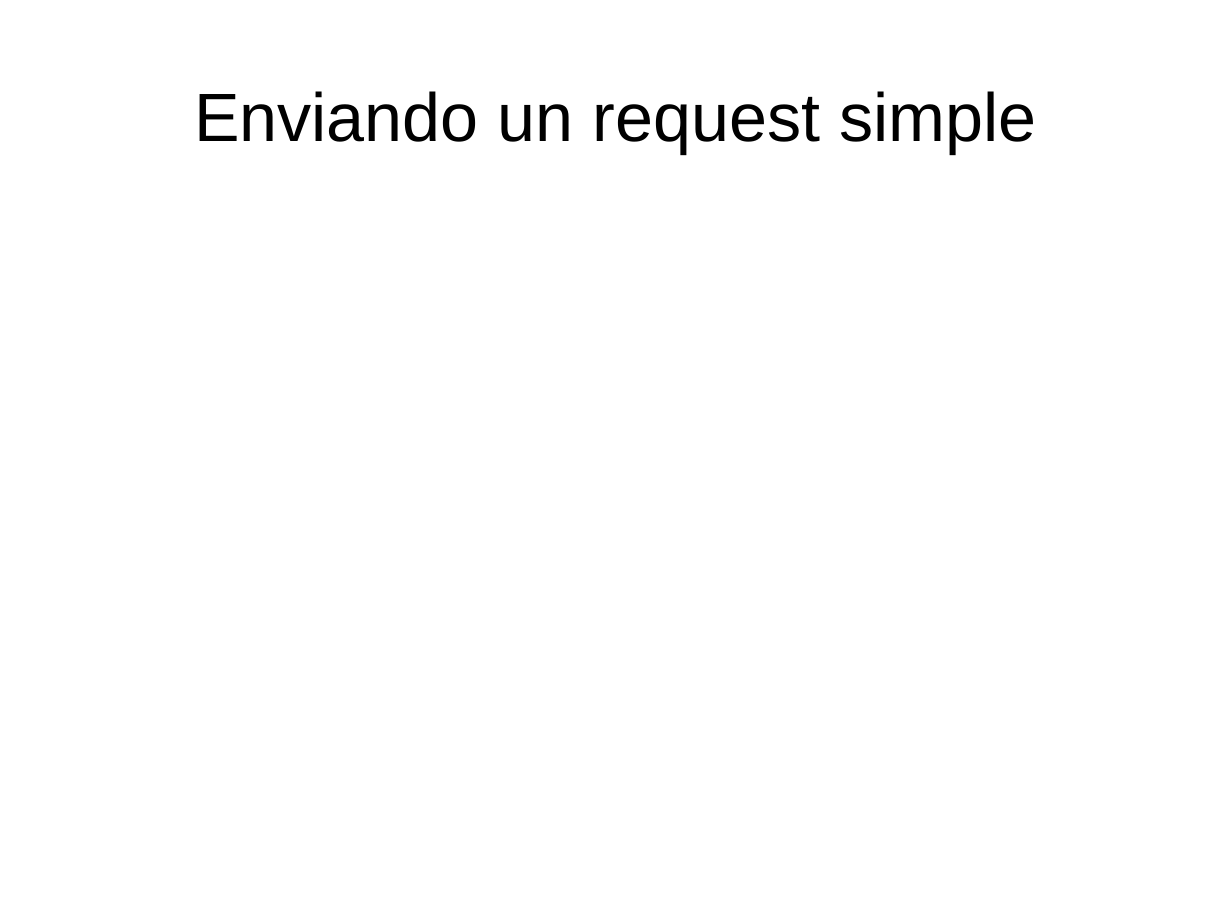
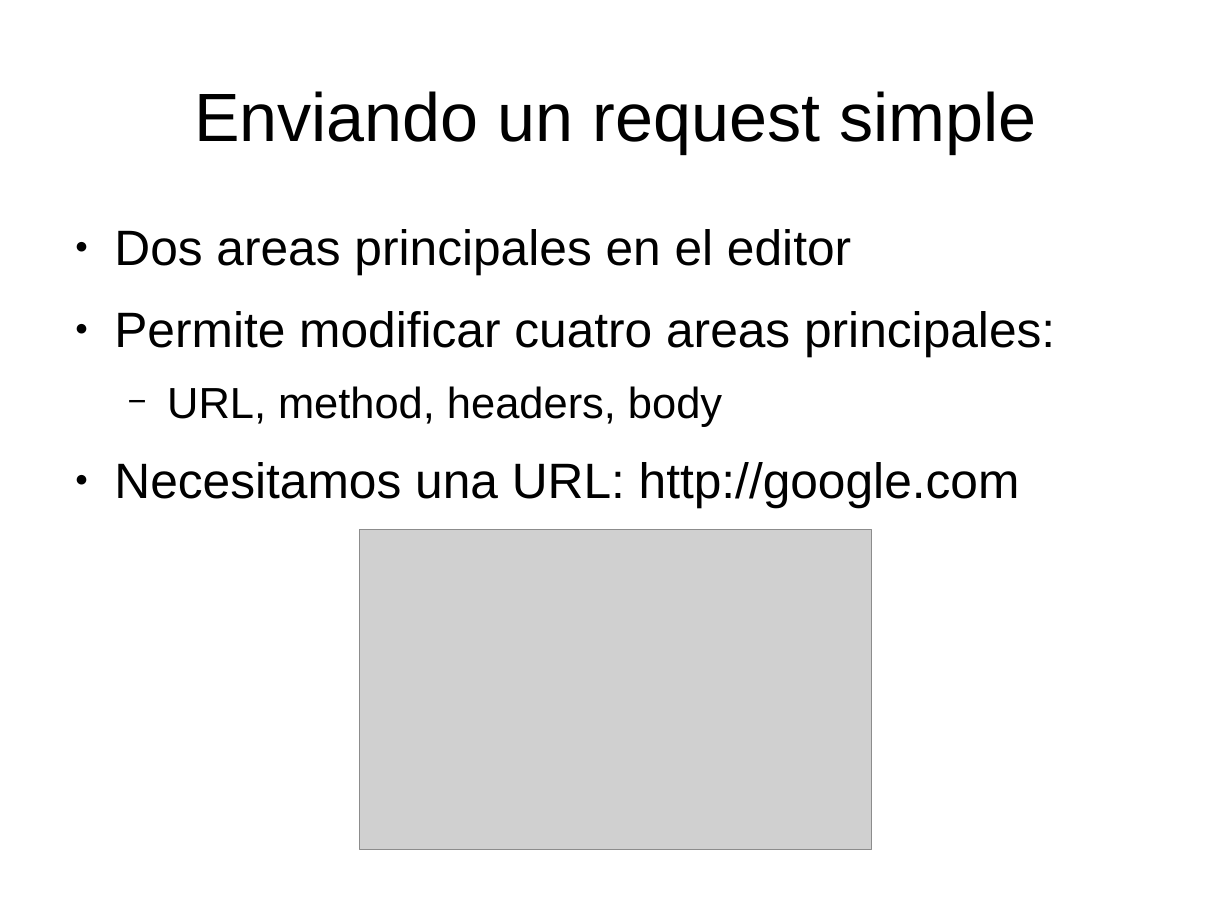
Before and after one commit to luisgepeto/PostmanCourse, a slide deck: slide 3 of Presentacion.odp. Drawn at 1232x924 pixels with LibreOffice and Linux fonts; fonts in the diff are those of the drawing; grey boxes stand for pictures. Boxes give left, top, right and bottom in pixels: in the first picture for what was removed or moved away, otherwise in the second. Text is boxed around its words. In the diff, an @@ line names an element or a change of style, - is before the commit and + after.

```diff
--- a/Presentacion.odp
+++ b/Presentacion.odp
@@ text added at <box>114,229,1055,508</box>, 32 pt, text #000000 @@
+● Dos areas principales en el editor
+● Permite modificar cuatro areas principales:
+  − URL, method, headers, body
+● Necesitamos una URL: http://google.com
@@ picture added at <box>360,530,872,850</box> @@
```
Also in this commit, not shown: 1 slide added.
